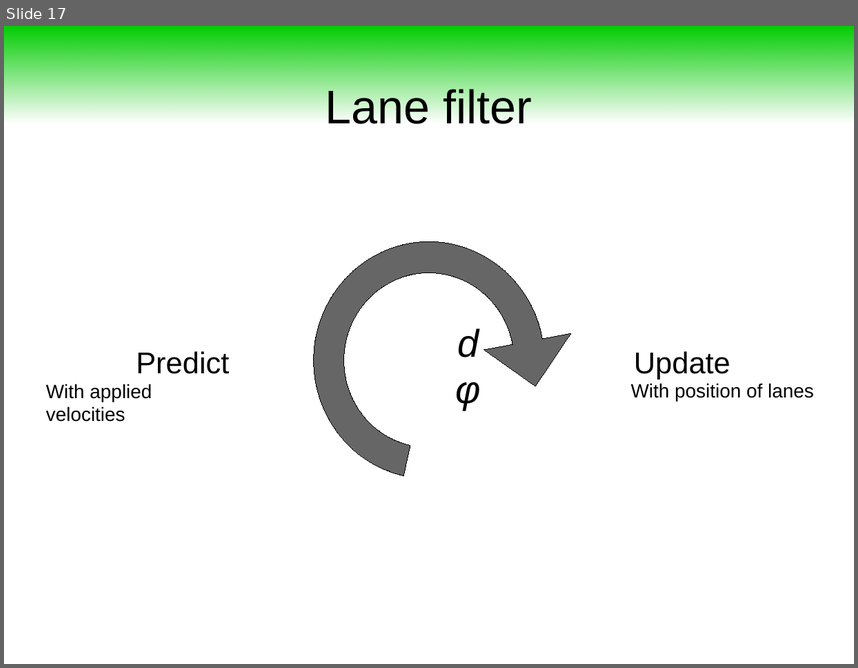
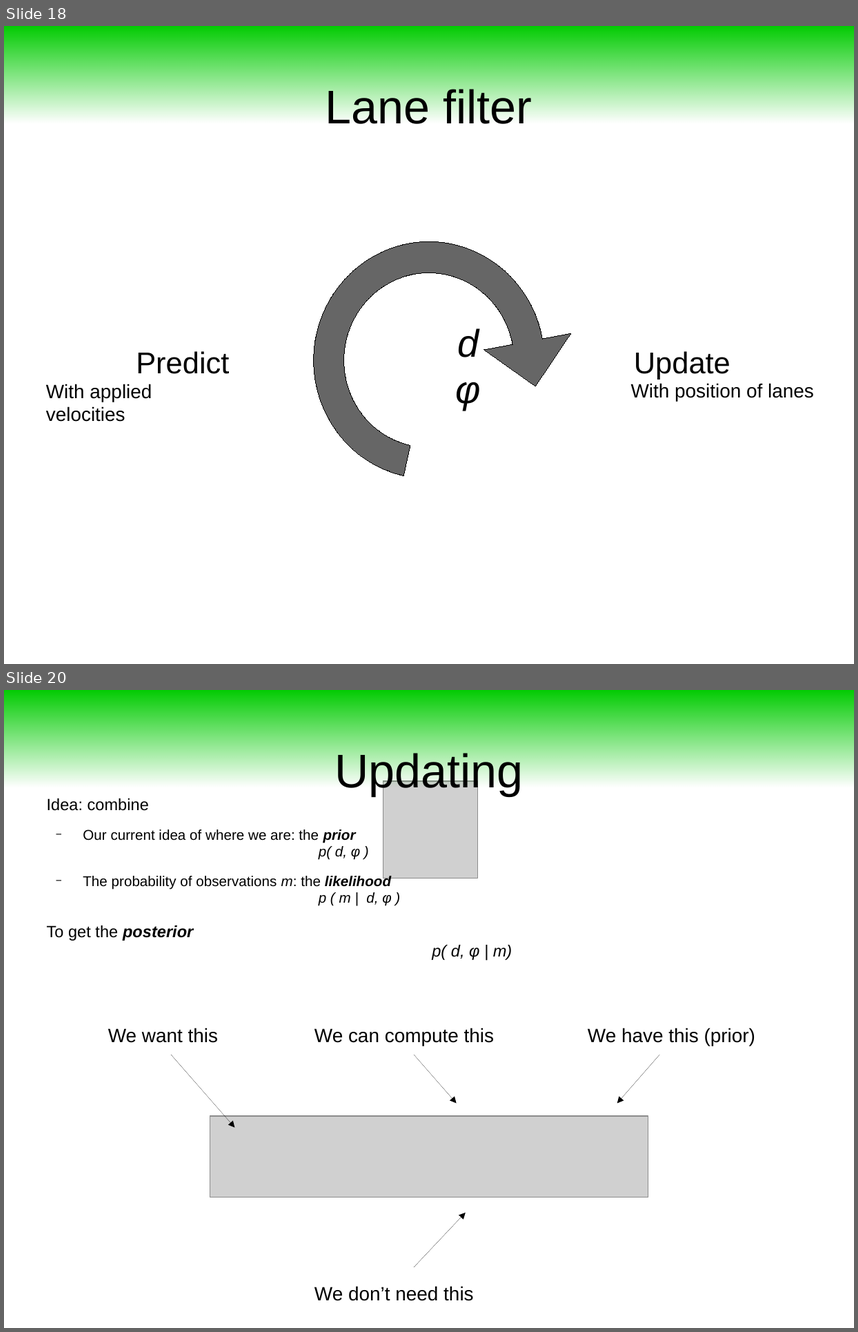
Before and after one commit to maivincent/MISE_presentations, a slide deck: step2_3_Lane_filter.odp. Shown one above the other, each under a label of ours: slide 17 before the commit, slides 18 and 20 after it; the slides between them are not shown. The pictures are 858x668 and 858x1332 pixels, drawn with LibreOffice and Linux fonts; fonts in the diff are those of the drawing; grey boxes stand for pictures. Boxes give left, top, right and bottom in pixels: in the first picture for what was removed or moved away, otherwise in the second. Text is boxed around its words. In the diff, an @@ line names an element or a change of style, - is before the commit and + after.

```diff
--- a/step2_3_Lane_filter.odp
+++ b/step2_3_Lane_filter.odp
@@ slide 20 added at box(4, 690, 854, 1328), background #FFFFFF @@
@@ rectangle added at box(4, 690, 854, 787), fill gradient #00CC00 @@
@@ title added at box(335, 753, 523, 796), 44 pt, text #000000 @@
+Updating
@@ picture added at box(383, 781, 477, 878) @@
@@ text added at box(47, 798, 513, 960), 13.3 pt, text #000000 @@
+Idea: combine
+  − Our current idea of where we are: the prior
+    p( d, φ )
+  − The probability of observations m: the likelihood
+    p ( m | d, φ )
+To get the posterior
+p( d, φ | m)
@@ text added at box(108, 1027, 218, 1043), 18 pt, text #000000 @@
+We want this
@@ text added at box(314, 1027, 494, 1045), 18 pt, text #000000 @@
+We can compute this
@@ text added at box(588, 1027, 755, 1045), 18 pt, text #000000 @@
+We have this (prior)
@@ arrow added from (172, 1054) to (234, 1127), #000000 0 pt @@
@@ arrow added from (415, 1054) to (457, 1103), #000000 0 pt @@
@@ arrow added from (660, 1054) to (617, 1103), #000000 0 pt @@
@@ picture added at box(210, 1116, 648, 1197) @@
@@ arrow added from (414, 1267) to (466, 1212), #000000 0 pt @@
@@ text added at box(314, 1285, 473, 1301), 18 pt, text #000000 @@
+We don’t need this
@@ what was slide 17 is now slide 18 @@
```
Also in this commit, not shown: 1 slide changed, 3 other slides added, 1 slide removed, 1 other file.
